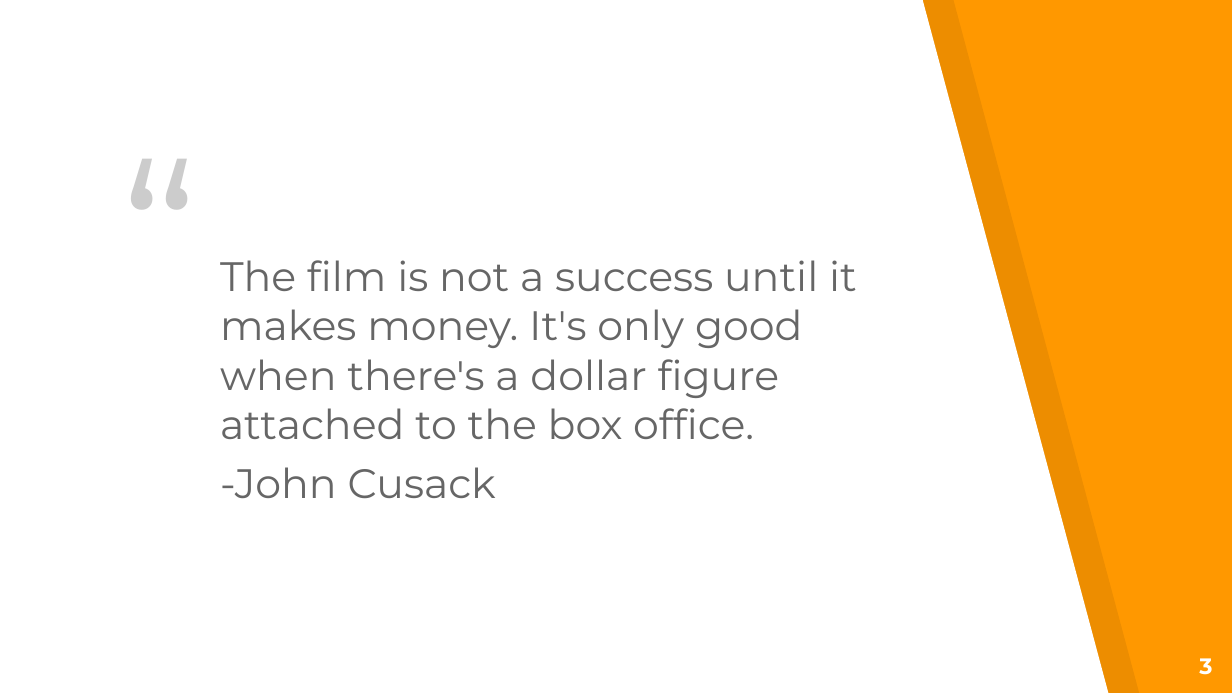
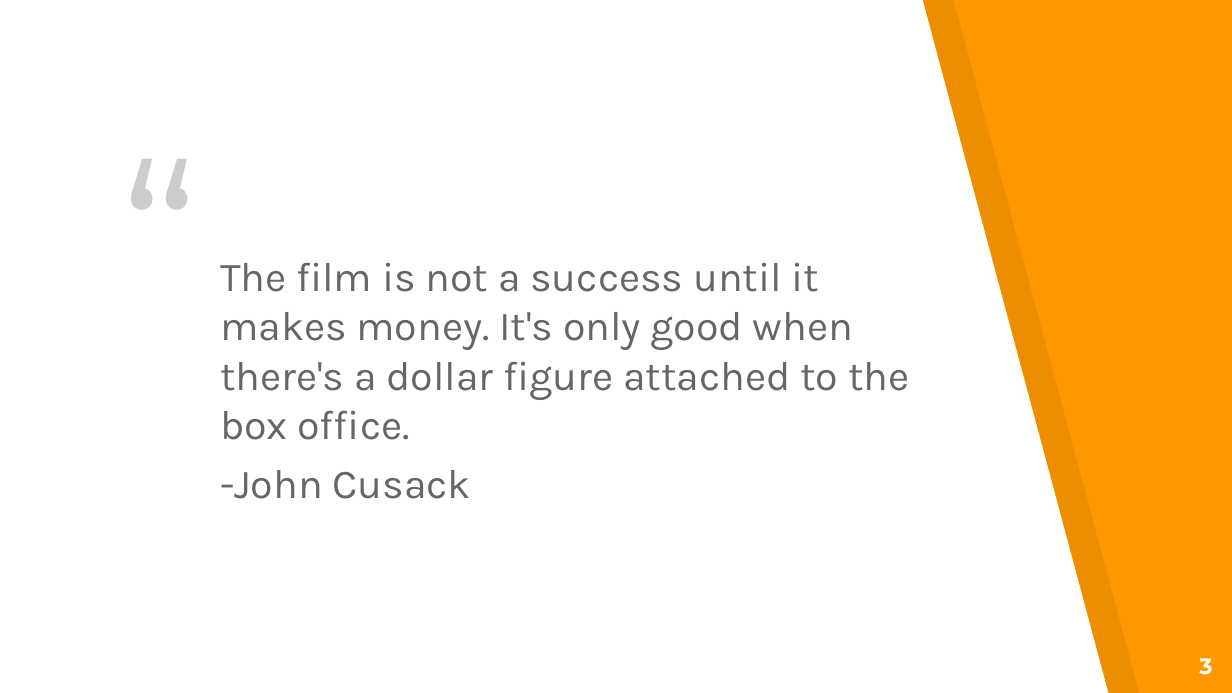
Before and after one commit to sayantan1995/Springboard, a slide deck: slide 3 of Capstone1/Predicting Box Office Gross Slide Deck.pptx. Drawn at 1232x693 pixels with LibreOffice and Linux fonts; fonts in the diff are those of the drawing. Boxes give left, top, right and bottom in pixels: in the first picture for what was removed or moved away, otherwise in the second. Text is boxed around its words. In the diff, an @@ line names an element or a change of style, - is before the commit and + after.

```diff
--- a/Capstone1/Predicting Box Office Gross Slide Deck.pptx
+++ b/Capstone1/Predicting Box Office Gross Slide Deck.pptx
@@ text "The film is not a ..." at (220, 263, 909, 499): font Montserrat to Karla @@
```
Also in this commit, not shown: 1 slide added, 1 other file.
